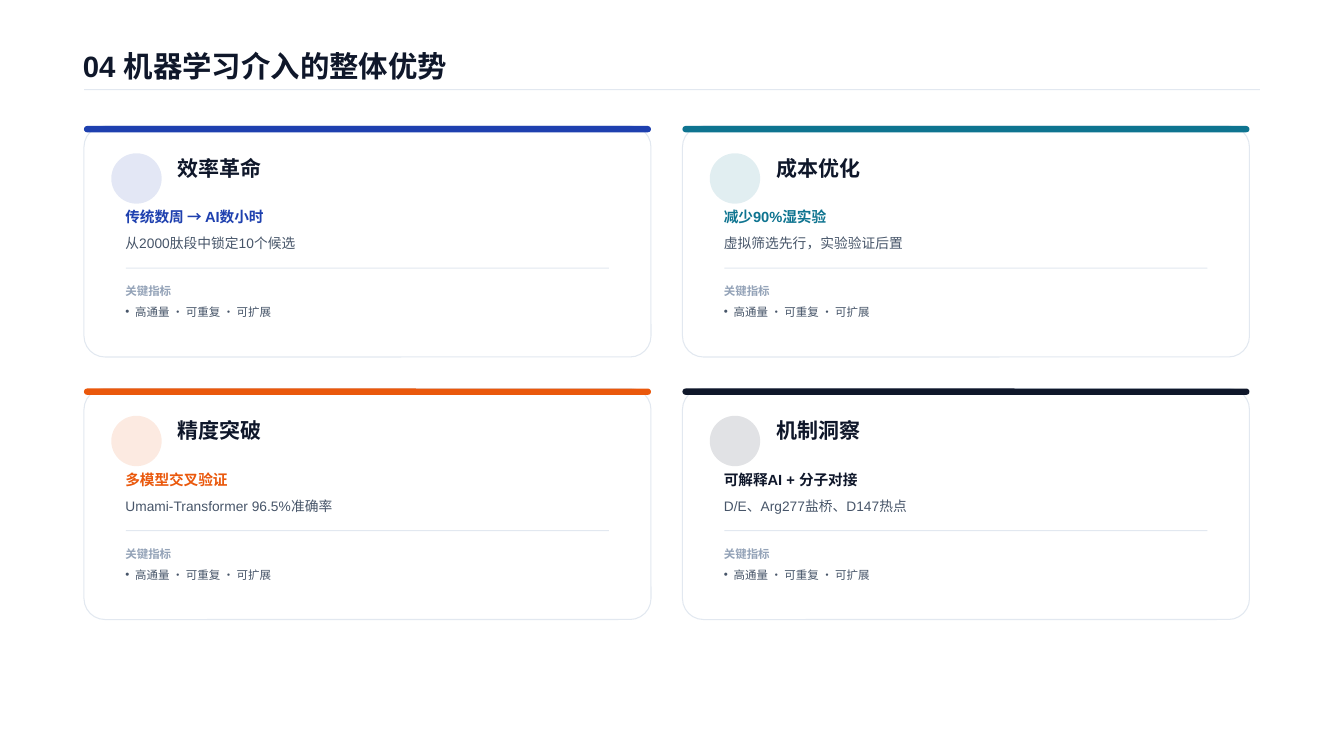
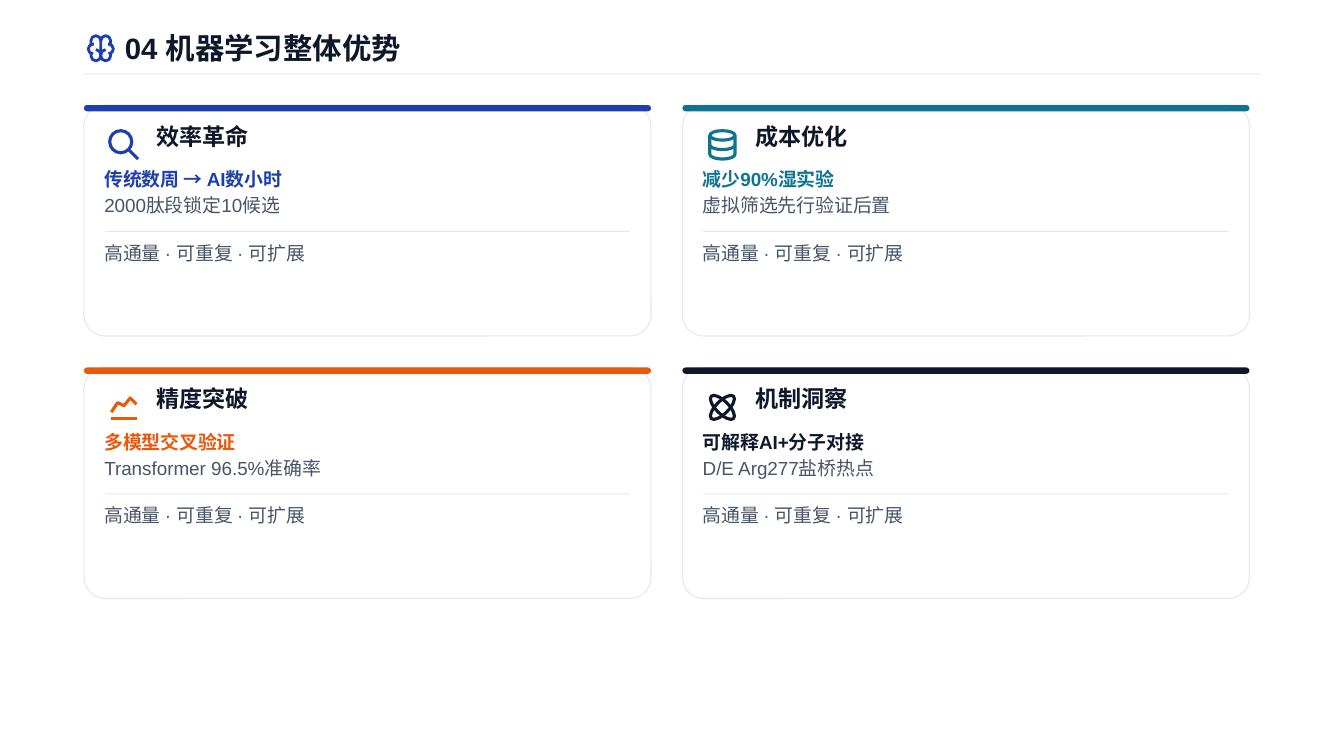
Before and after one commit to mqgg5630-cyber/ppt-master, a slide deck: slide 6 of ml_umami_peptide_screening.pptx. Drawn at 1344x756 pixels with LibreOffice and Linux fonts; fonts in the diff are those of the drawing. Boxes give left, top, right and bottom in pixels: in the first picture for what was removed or moved away, otherwise in the second. Text is boxed around its words. In the diff, an @@ line names an element or a change of style, - is before the commit and + after.

Commit message:
style: 美化版 - 字体最小18px，新增80个tabler图标，优化版式与配色

```diff
--- a/ml_umami_peptide_screening.pptx
+++ b/ml_umami_peptide_screening.pptx
@@ group added at [89, 35, 114, 60]: 6 freeform shapes @@
@@ text at [125, 34, 401, 62]: text changed @@
-04 机器学习介入的整体优势
+04 机器学习整体优势
@@ rectangle: place and size @@
-rectangle at [84, 90, 1260, 91]
+rectangle at [84, 74, 1260, 75]
@@ 8 rounded rectangles: place and size @@
-8 rounded rectangles at [84, 126, 1249, 619]
+8 rounded rectangles at [84, 105, 1249, 599]
@@ text "效率革命": place and size @@
-text "效率革命" at [178, 158, 262, 178]
+text "效率革命" at [157, 125, 249, 147]
@@ text "成本优化": place and size @@
-text "成本优化" at [776, 158, 860, 178]
+text "成本优化" at [755, 125, 847, 147]
@@ text "传统数周 → AI数小时": place and size @@
-text "传统数周 → AI数小时" at [125, 208, 263, 227]
+text "传统数周 → AI数小时" at [104, 170, 282, 188]
@@ text "减少90%湿实验": place and size @@
-text "减少90%湿实验" at [724, 209, 826, 224]
+text "减少90%湿实验" at [703, 170, 835, 188]
@@ text at [703, 196, 891, 214]: text changed; size 9.8 to 13.5 pt @@
-虚拟筛选先行，实验验证后置
+虚拟筛选先行验证后置
@@ rectangle: place and size @@
-rectangle at [725, 268, 1208, 269]
+rectangle at [105, 231, 630, 232]
@@ rectangle: place and size @@
-rectangle at [126, 268, 609, 269]
+rectangle at [704, 231, 1229, 232]
@@ text at [104, 244, 305, 262]: text changed; size 8.2 to 13.5 pt @@
-• 高通量 • 可重复 • 可扩展
+高通量 · 可重复 · 可扩展
@@ text at [703, 244, 903, 262]: text changed; size 8.2 to 13.5 pt @@
-• 高通量 • 可重复 • 可扩展
+高通量 · 可重复 · 可扩展
@@ text "精度突破": place and size @@
-text "精度突破" at [178, 418, 262, 444]
+text "精度突破" at [157, 387, 249, 409]
@@ size 15 to 16.5 pt in 4 elements at [157, 125, 249, 147], [157, 387, 249, 409], [755, 125, 847, 147], [755, 387, 847, 409] @@
@@ text "机制洞察": place and size @@
-text "机制洞察" at [776, 420, 860, 440]
+text "机制洞察" at [755, 387, 847, 409]
@@ group added at [104, 131, 736, 421]: 9 freeform shapes, 1 text @@
+2000肽段锁定10候选
@@ size 10.5 to 13.5 pt in 3 elements at [104, 170, 282, 188], [703, 170, 835, 188], [104, 433, 236, 451] @@
@@ text "多模型交叉验证": place and size @@
-text "多模型交叉验证" at [125, 472, 227, 487]
+text "多模型交叉验证" at [104, 433, 236, 451]
@@ text at [703, 433, 865, 451]: text changed; size 10.5 to 13.5 pt @@
-可解释AI + 分子对接
+可解释AI+分子对接
@@ text at [104, 460, 321, 477]: text changed; size 9.8 to 13.5 pt @@
-Umami-Transformer 96.5%准确率
+Transformer 96.5%准确率
@@ text at [703, 460, 874, 479]: text changed; size 9.8 to 13.5 pt @@
-D/E、Arg277盐桥、D147热点
+D/E Arg277盐桥热点
@@ text at [104, 506, 305, 524]: text changed; size 8.2 to 13.5 pt @@
-• 高通量 • 可重复 • 可扩展
+高通量 · 可重复 · 可扩展
@@ rectangle: place and size @@
-rectangle at [126, 530, 609, 531]
+rectangle at [105, 494, 630, 495]
@@ text at [703, 506, 903, 524]: text changed; size 8.2 to 13.5 pt @@
-• 高通量 • 可重复 • 可扩展
+高通量 · 可重复 · 可扩展
@@ rectangle: place and size @@
-rectangle at [725, 530, 1208, 531]
+rectangle at [704, 494, 1229, 495]
@@ group removed at [111, 153, 770, 559]: 5 texts, 4 ellipses @@
-从2000肽段中锁定10个候选
-关键指标
-关键指标
-关键指标
-关键指标
```
Also in this commit, not shown: 14 other slides changed, 1 other file.
